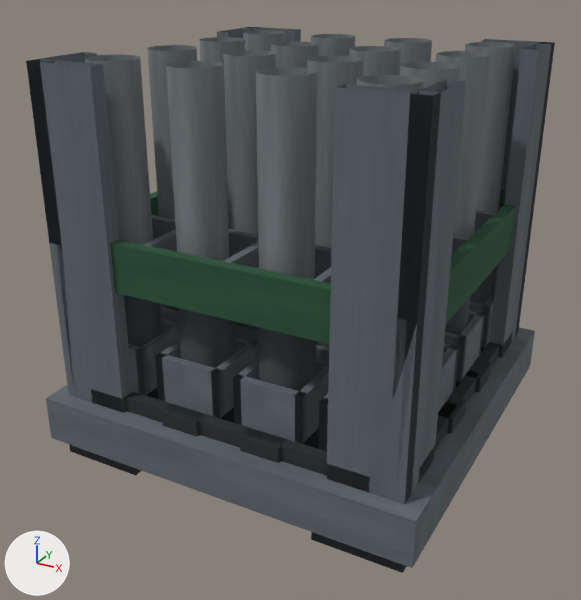
The OBJ model src/main/resources/assets/fly_drone/models/block/tvs_loaded_bottom.obj, before and after one commit.
One viewpoint serves both versions: a camera (50 mm lens) standing at (1.408, -2.264, 1.226) and looking at (0.478, -0.572, 0.38). The lights are fixed; the arrows at lower left show +X, +Y and +Z. The picture after the commit comes second. Where no turn or scale is listed for an object, it has been applied to the vertices. Vertices at exactly the same position are counted once.

Before the edit, the objects in view are built like this:
```python
me_tvs_loaded_bottom = bpy.data.meshes.new('tvs_loaded_bottom')
me_tvs_loaded_bottom.from_pydata(...)  # 1816 vertices, 3024 faces; spans x 0.0..1.0, y -1.0..0.0, z 0.0..1.0
# faces by material slot: [792, 1000, 48, 608, 576]
me_tvs_loaded_bottom.materials.append(mat_steel_dark)  # picture img_tvs_steel_dark
me_tvs_loaded_bottom.materials.append(mat_steel_light)  # picture img_tvs_steel_light
me_tvs_loaded_bottom.materials.append(mat_green_metal)  # picture img_tvs_green_metal
me_tvs_loaded_bottom.materials.append(mat_zirconium)  # picture img_tvs_zirconium
me_tvs_loaded_bottom.materials.append(mat_rod_steel)  # picture img_tvs_rod_steel
ob_tvs_loaded_bottom = bpy.data.objects.new('tvs_loaded_bottom', me_tvs_loaded_bottom)
ob_tvs_loaded_bottom.location = (0.0, 0.0, 0.0)
```
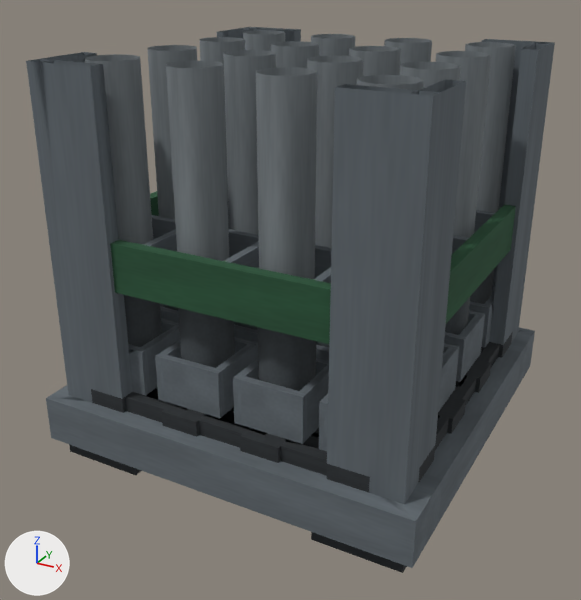
Patch to the scene script:
```diff
--- a/src/main/resources/assets/fly_drone/models/block/tvs_loaded_bottom.obj.py
+++ b/src/main/resources/assets/fly_drone/models/block/tvs_loaded_bottom.obj.py
@@ me_tvs_loaded_bottom @@
 # used by ob_tvs_loaded_bottom; location = (0.0, 0.0, 0.0)
-me_tvs_loaded_bottom.from_pydata(...)  # 1816 vertices, 3024 faces; spans x 0.0..1.0, y -1.0..0.0, z 0.0..1.0
+me_tvs_loaded_bottom.from_pydata(...)  # 4046 vertices, 5259 faces; spans x 0.0..1.0, y -1.0..0.0, z 0.0..1.0
+# me_tvs_loaded_bottom part 1: 7 vertices removed from x 0.067..0.933, y -0.96..-0.04, z 0.49..1.0; 2237 vertices added at x 0.03..0.97, y -0.97..-0.03, z 0.05..1.0
+# me_tvs_loaded_bottom part 2: 36 kept faces spanning x 0.04..0.96, y -0.96..-0.04, z 0.17..1.0 get new texture (UV) coordinates
 me_tvs_loaded_bottom.materials.append(mat_steel_dark)
```

Changed parts and their boxes [x1, y1, x2, y2] in the pictures (581 x 600 px):
part 1 of me_tvs_loaded_bottom, reshaped
    before: [150, 27, 506, 490]
    after: [30, 27, 552, 520]
part 2 of me_tvs_loaded_bottom, surface changed
    both: [26, 42, 555, 443]
